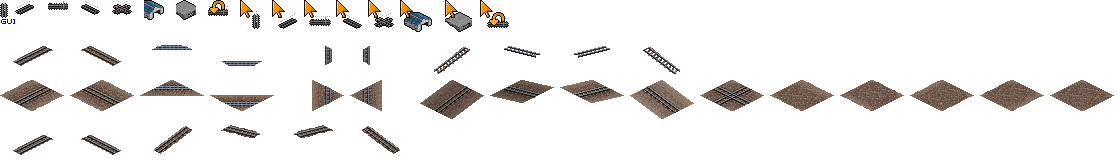
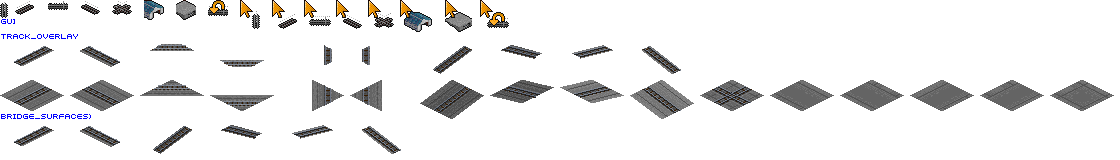
Layered file, before and after one edit (w=1120, h=160). Changes by layer:
hid "Slope Shade" over [420, 80, 554, 119]
showed group "1435/1372" (4 layers) over [0, 34, 754, 154]
added layer "Layer 8" in group "1435/1372" over [153, 45, 681, 154]
added layer "Layer 7" in group "1435/1372" over [0, 34, 754, 152]
hid group "1067" (1st of 2) (3 layers) over [0, 34, 758, 155]
hid "1067" (2nd of 2, in "1067") over [0, 34, 753, 155]
hid "Slope Light", opacity 30% → 20%, painted on it over [560, 80, 694, 119]
hid "White" over [0, 70, 1114, 131]
hid "Ballast Base" over [0, 80, 1114, 119]
showed "Urban Underlay", painted on it over [0, 80, 1114, 154]
